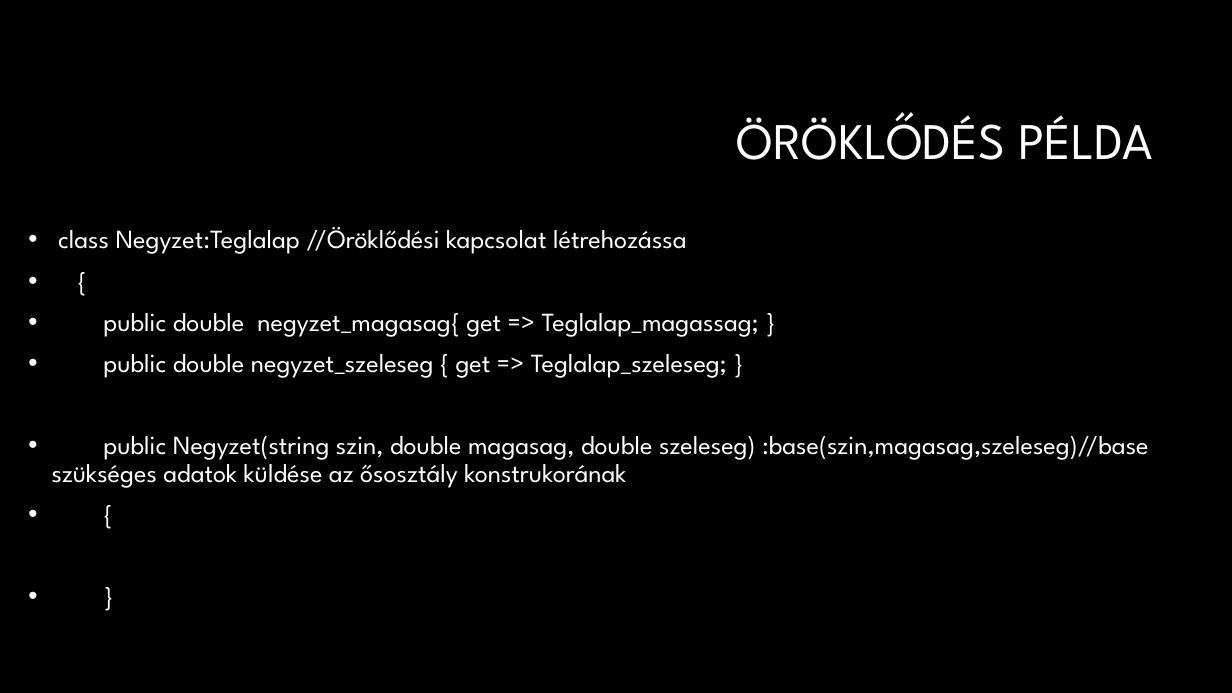
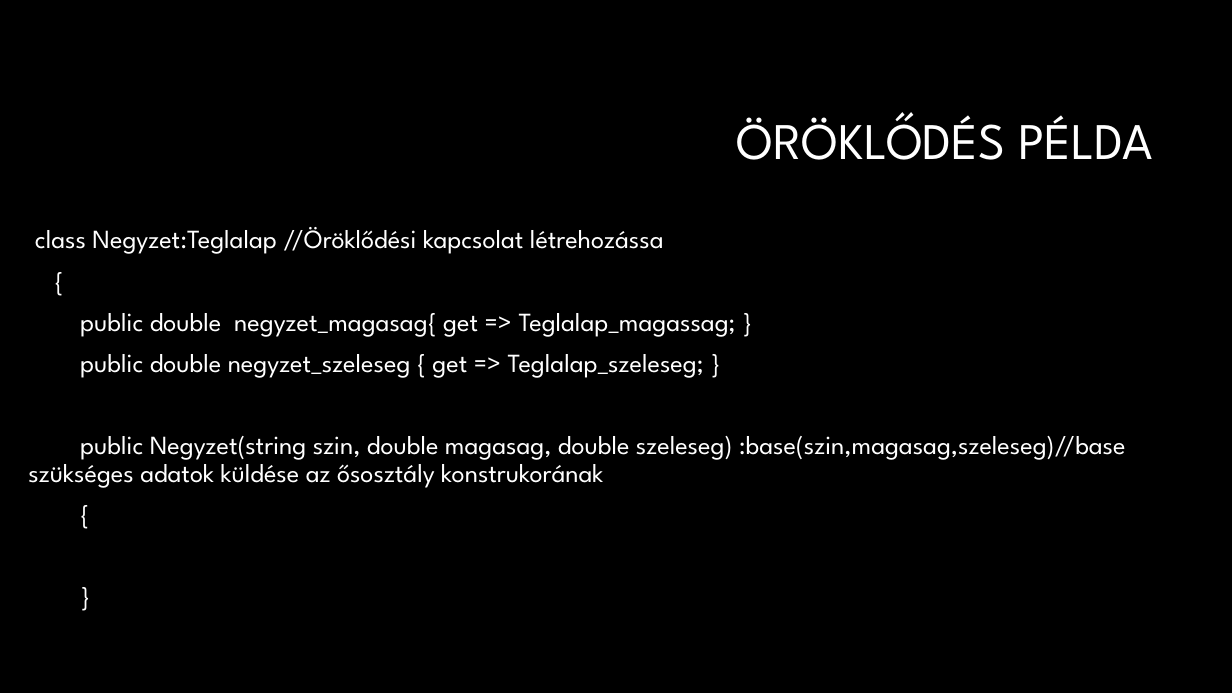
Before and after one commit to SzaboBence1027/QuickTick, a slide deck: slide 10 of Objektum orientált Programozás.pptx (slide 9 before the commit). Drawn at 1232x693 pixels with LibreOffice and Linux fonts; fonts in the diff are those of the drawing; background and template pictures are left out. Boxes give left, top, right and bottom in pixels: in the first picture for what was removed or moved away, otherwise in the second. Text is boxed around its words. In the diff, an @@ line names an element or a change of style, - is before the commit and + after.

```diff
--- a/Objektum orientált Programozás.pptx
+++ b/Objektum orientált Programozás.pptx
@@ text "class Negyzet:Teglalap //Öröklődési kapcsolat létrehozássa" at [28,227,1126,488]: bullet • to none @@
```
Also in this commit, not shown: 5 other slides changed, 4 slides added.
